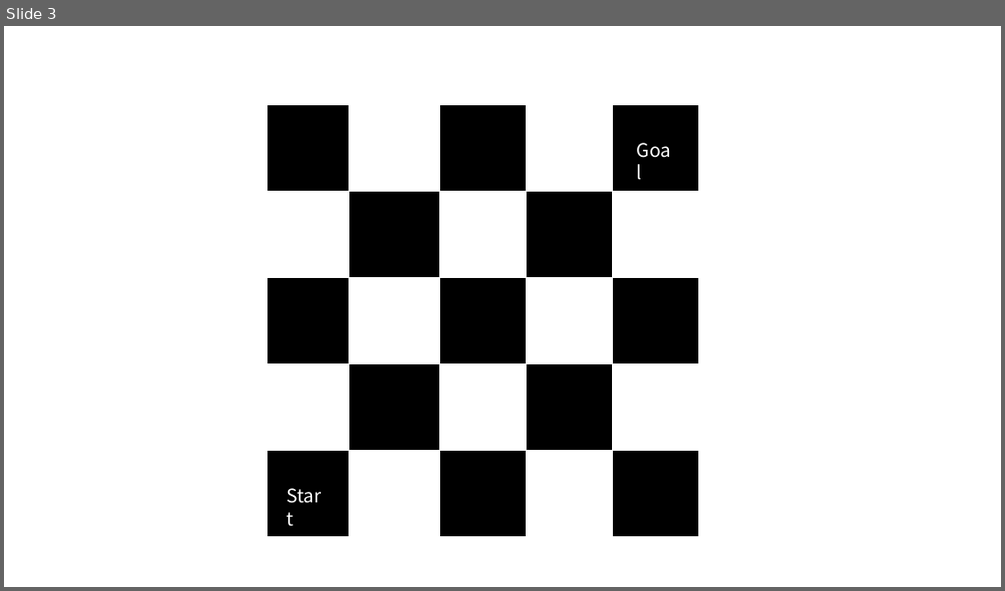
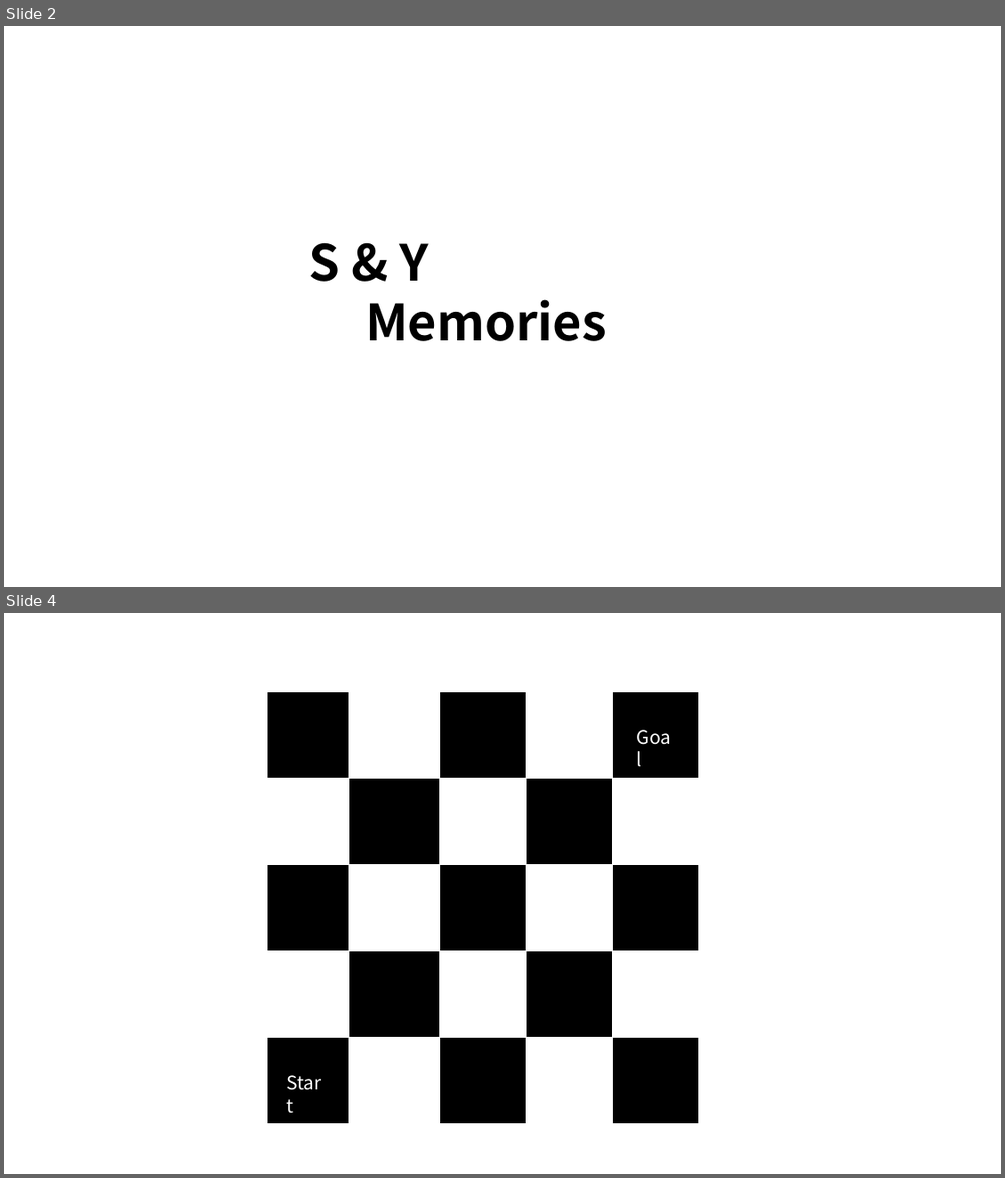
Before and after one commit to Maze-of-memories/origin, a slide deck: icon.pptx. Shown one above the other, each under a label of ours: slide 3 before the commit, slides 2 and 4 after it; the slides between them are not shown. The pictures are 1005x591 and 1005x1178 pixels, drawn with LibreOffice and Linux fonts; fonts in the diff are those of the drawing. Boxes give left, top, right and bottom in pixels: in the first picture for what was removed or moved away, otherwise in the second. Text is boxed around its words. In the diff, an @@ line names an element or a change of style, - is before the commit and + after.

```diff
--- a/icon.pptx
+++ b/icon.pptx
@@ slide 2 added at [4, 26, 1001, 587], background #FFFFFF @@
@@ text added at [309, 242, 607, 341], 48 pt, text #000000, bold @@
+S & Y
+Memories
@@ what was slide 3 is now slide 4 @@
```
Also in this commit, not shown: 2 slides changed, 20 other files.
